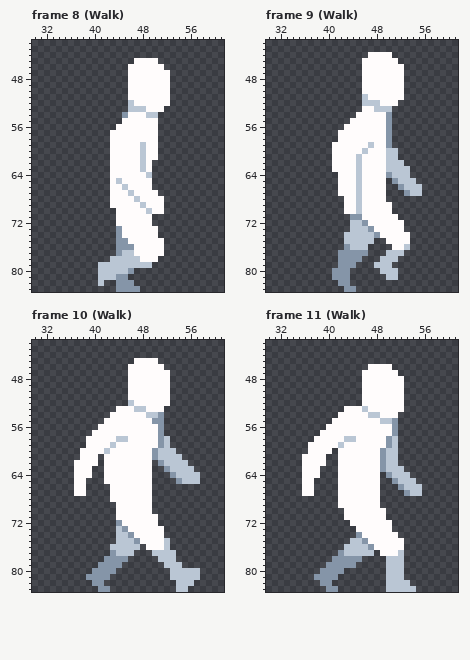
Two versions of one pixel-art file, Data/Set_03 (WIP)/Pixel Prototype Player/Aseprite/Player.aseprite. The picture above was drawn from the file before the commit.
96x84 pixels, 290 frames. Colours within 5 levels of each other are drawn and written as one. Shown: frame 8 (Walk): x 30..61, y 42..83; frame 9 (Walk): x 30..61, y 42..83; frame 10 (Walk): x 30..61, y 42..83; frame 11 (Walk): x 30..61, y 42..83. The commit also changed other frames, which this record leaves out.
The result:
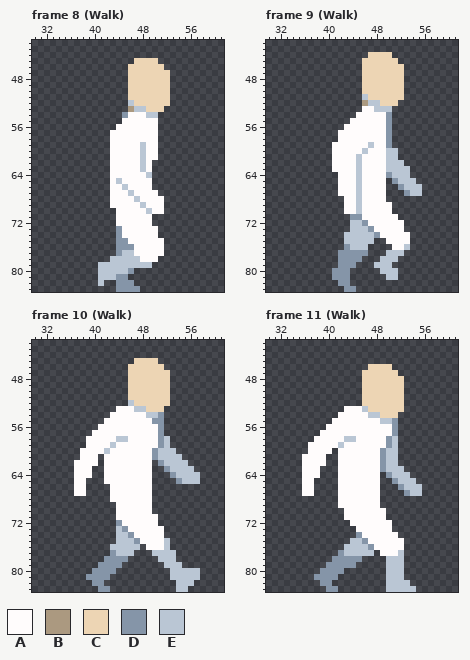
Palette (. is transparent): A #fffcfc  B #ab9980  C #edd5b4  D #8595a8  E #bac6d4
Changes in this commit:
Frame 8 (Walk), layer "Player/Head":
y 45: x 47..50 AAAA -> CCCC
y 46: x 46..51 AAAAAA -> CCCCCC
y 47..51: x 46..52 AAAAAAA -> CCCCCCC
y 52: x 47..52 AAAAAA -> CCCCCC
y 53: x 46 E -> B; x 49..51 AAA -> CCC
Frame 9 (Walk), layer "Player/Head":
y 44: x 47..50 AAAA -> CCCC
y 45: x 46..51 AAAAAA -> CCCCCC
y 46..50: x 46..52 AAAAAAA -> CCCCCCC
y 51: x 47..52 AAAAAA -> CCCCCC
y 52: x 46 E -> B; x 49..51 AAA -> CCC
Frame 10 (Walk), layer "Player/Head":
y 45: x 47..50 AAAA -> CCCC
y 46: x 46..51 AAAAAA -> CCCCCC
y 47..51: x 46..52 AAAAAAA -> CCCCCCC
y 52: x 47..52 AAAAAA -> CCCCCC
y 53: x 49..51 AAA -> CCC
Frame 11 (Walk), layer "Player/Head":
y 46: x 47..50 AAAA -> CCCC
y 47: x 46..51 AAAAAA -> CCCCCC
y 48..52: x 46..52 AAAAAAA -> CCCCCCC
y 53: x 47..52 AAAAAA -> CCCCCC
y 54: x 49..51 AAA -> CCC
Pixel boxes of the changes (left, top, right, bottom) in both pictures:
changed: (128, 58, 170, 112)
changed: (362, 52, 404, 106)
changed: (128, 358, 170, 412)
changed: (362, 364, 404, 418)
